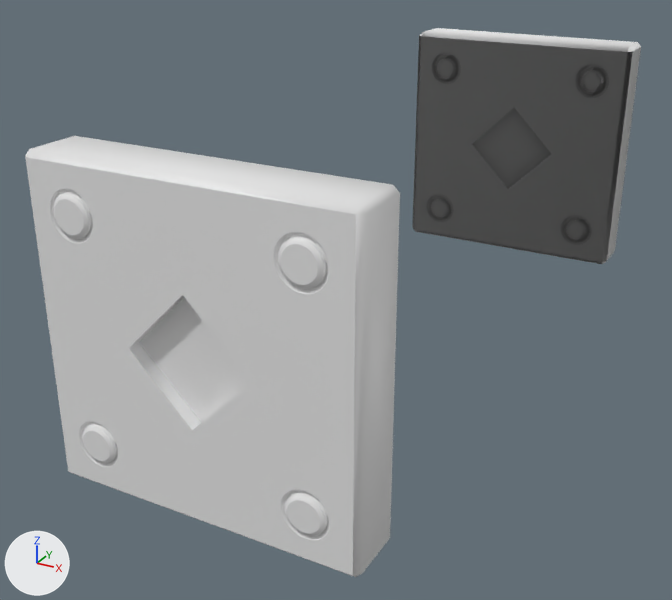
A saved change to the Blender file scenes/rooms/meshes/props/paintings/frame_outline_diamond.blend.
Camera for both pictures: a 50 mm lens placed at (0.271, -0.856, 0.222), pointed at (-0.035, -0.298, -0.056). The lights are fixed; the arrows at lower left show +X, +Y and +Z. The first picture is the older version.

In view in the first picture: 'Brick Base', 'Brick Base Detailed'.
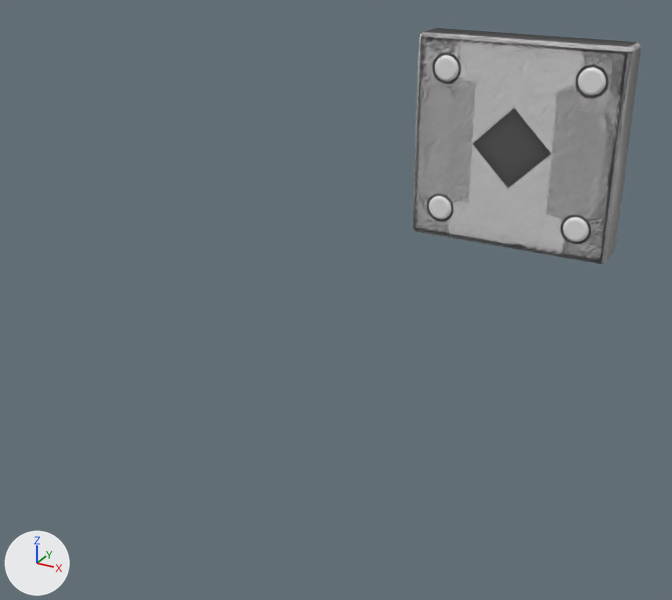
Commit message: work on frame outlines

Location of each change, [x1, y1, x2, y2] in pixels of the pictures (672 x 600 px):
```json
{"object": "Brick Base Detailed", "change": "moved", "before": [25, 136, 400, 577], "after": [412, 28, 641, 264]}
```

The change, as JSON lines over the scene's bpy script:
```json
{"op": "set", "path": "ob_brick_base_detailed.location", "old": "(0.0, -0.5, 0.0)", "new": "(0.0, 0.0, 0.0)"}
```
